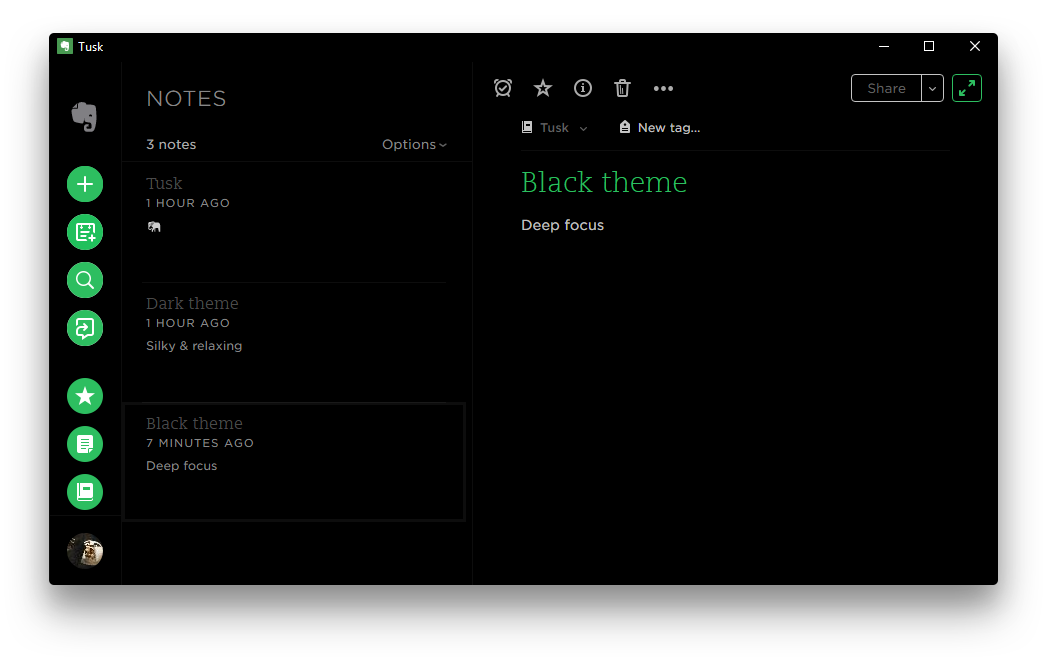
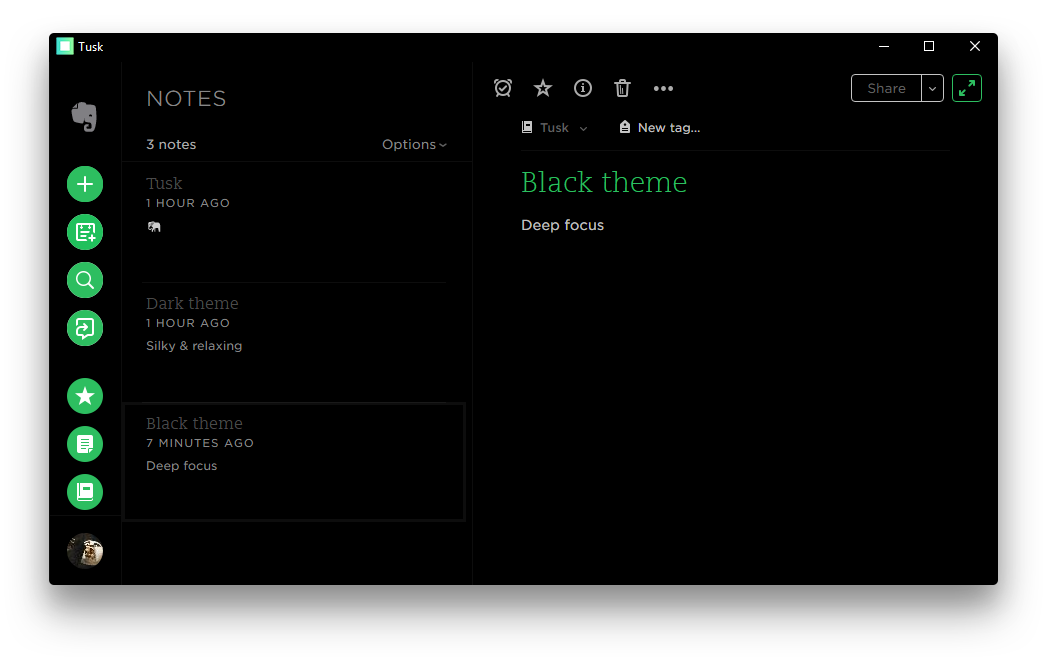
Before/after of a 1048px x 666px layered artwork. What changed in the layer stack:
removed layer "Tusk Black Mode" over <box>56,37,74,55</box>
added layer "Layer 1" over <box>56,37,74,55</box>
